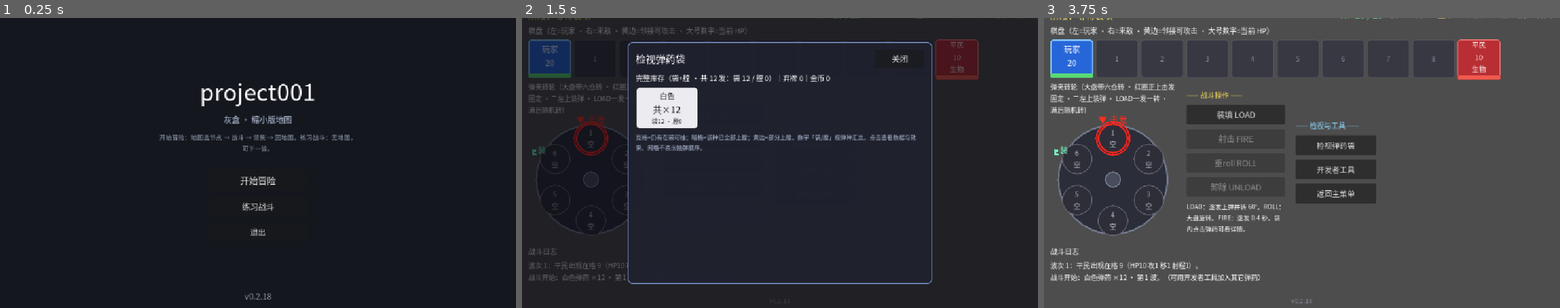
Above: before the commit, frames 1-3 (left to right).
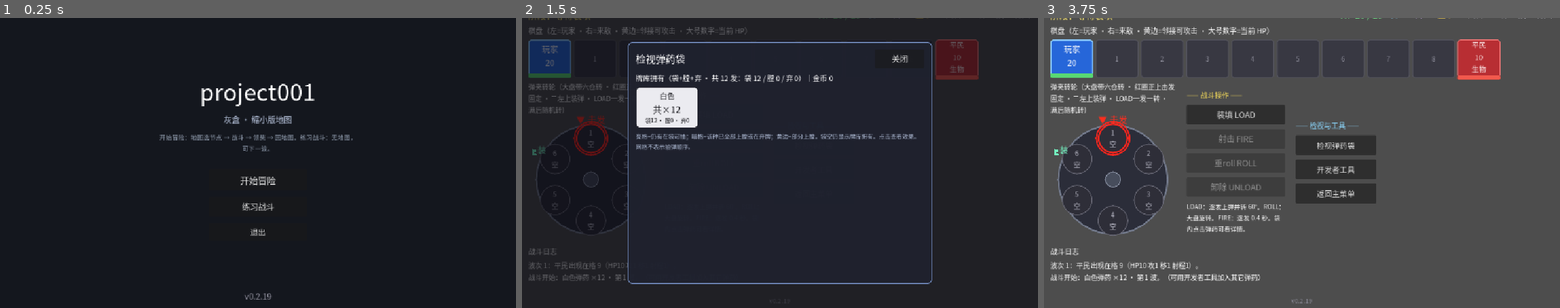
Above: after the commit, the same moments.

Repository: pineapplecat123/project001
Game: Godot game, scene res://scenes/main.tscn
Same seed, same stepped clock (60 frames per second), same inputs: the game is played once before the commit and once after it.
Inputs:
- Up to frame 1 (0.25 s): no input
- Up to frame 2 (1.5 s): click "练习战斗" at 0.5 s; click "检视弹药袋" at 1.25 s
- Up to frame 3 (3.75 s): click "开发者工具" at 2 s; click "返回主菜单" at 2.75 s; click "关闭" at 3.5 s

The runs differ from the first frame. In frame 1, less than 0.1% of the frame differs, in the area x 51-53%, y 95-98%; in frame 2, 1.6%, in the area x 22-77%, y 19-46%; in frame 3, less than 0.1%.

Commit message:
fix(combat): ROLL ends turn; bag view shows owned ammo (v0.2.19)
ROLL now resolves after spin (enemy advances). Inventory includes discard so empty bag still lists deck-owned ammo.

Diff:
--- a/scripts/combat/combat_state.gd
+++ b/scripts/combat/combat_state.gd
@@ -1,5 +1,5 @@
 class_name CombatState
-## 战斗状态机。清场后奖励三选一，结算后再下一波；ROLL 仅转轮不结束行动；LOAD 可逐步装填。
+## 战斗状态机。清场后奖励三选一，结算后再下一波；ROLL/FIRE/UNLOAD 均结束玩家行动；LOAD 可逐步装填。
 
 enum Phase {
 	AWAIT_LOAD,
@@ -256,13 +256,13 @@
 		arr[j] = tmp
 
 
-## 检视用：按弹种汇总袋内 + 已上膛数量（不含弃牌）。
+## 检视用：按弹种汇总牌库拥有量（袋 + 膛 + 弃）。袋空时仍列出构筑内弹种。
 func ammo_inventory_by_id() -> Dictionary:
 	var out: Dictionary = {}
 	for ammo_id in bag:
 		var id: int = int(ammo_id)
 		if not out.has(id):
-			out[id] = {"bag": 0, "mag": 0, "total": 0}
+			out[id] = {"bag": 0, "mag": 0, "discard": 0, "total": 0}
 		out[id]["bag"] = int(out[id]["bag"]) + 1
 		out[id]["total"] = int(out[id]["total"]) + 1
 	if magazine != null:
@@ -271,9 +271,15 @@
 			if id2 == Magazine.EMPTY:
 				continue
 			if not out.has(id2):
-				out[id2] = {"bag": 0, "mag": 0, "total": 0}
+				out[id2] = {"bag": 0, "mag": 0, "discard": 0, "total": 0}
 			out[id2]["mag"] = int(out[id2]["mag"]) + 1
 			out[id2]["total"] = int(out[id2]["total"]) + 1
+	for ammo_id in discard:
+		var id3: int = int(ammo_id)
+		if not out.has(id3):
+			out[id3] = {"bag": 0, "mag": 0, "discard": 0, "total": 0}
+		out[id3]["discard"] = int(out[id3]["discard"]) + 1
+		out[id3]["total"] = int(out[id3]["total"]) + 1
 	return out
 
 
@@ -865,7 +871,7 @@
 	return true
 
 
-## 仅转动转轮并记日志；不进入怪物回合。失败返回 -1；满匣/多发成功步数 ∈ [1,size-1]，单发为 0。
+## 仅转动转轮并记日志；不结束行动（供装填后 spin / UI 动画先转再结算）。失败 -1；多发步数 ∈ [1,size-1]，单发 0。
 func apply_roll() -> int:
 	if not can_start_roll():
 		return -1
@@ -881,7 +887,7 @@
 	return steps
 
 
-## 玩家行动（射击/卸除）结束后：判胜负或进入怪物回合。ROLL 不调用此函数。
+## 玩家行动（射击/卸除/ROLL）结束后：判胜负或进入怪物回合。
 func resolve_after_player_action() -> void:
 	if _check_end_after_player():
 		_emit()
@@ -890,9 +896,12 @@
 	_emit()
 
 
-## 仅随机转轮；保持 AWAIT_ACTION，可继续 ROLL / UNLOAD / FIRE。
+## 随机转轮并结束本回合（进怪物回合）。UI 动画路径：先 apply_roll 再 resolve_after_player_action。
 func begin_roll() -> bool:
-	return apply_roll() >= 0
+	if apply_roll() < 0:
+		return false
+	resolve_after_player_action()
+	return true
 
 
 func do_unload() -> bool:
--- a/scripts/combat/combat_ui.gd
+++ b/scripts/combat/combat_ui.gd
@@ -512,12 +512,13 @@
 		return
 	_rolling = true
 	_refresh_hud_only()
-	# 与装填满匣后的随机转完全同一套路径；ROLL 不结束行动回合
+	# 与装填满匣后的随机转同一套路径；转完后结束玩家行动（怪前进）
 	var steps: int = await _run_shared_cylinder_spin()
 	if steps < 0:
 		_rolling = false
 		_refresh()
 		return
+	state.resolve_after_player_action()
 	_rolling = false
 	_refresh()
 
@@ -793,20 +794,21 @@
 	var inv: Dictionary = state.ammo_inventory_by_id()
 	var bag_n: int = state.bag.size()
 	var mag_n: int = state.magazine.loaded_count() if state.magazine != null else 0
-	var total_n: int = bag_n + mag_n
+	var disc_n: int = state.discard.size()
+	var total_n: int = bag_n + mag_n + disc_n
 	var title := Label.new()
-	title.text = "完整库存（袋+膛 · 共 %d 发：袋 %d / 膛 %d）｜弃牌 %d｜金币 %d" % [
-		total_n, bag_n, mag_n, state.discard.size(), state.gold
+	title.text = "牌库拥有（袋+膛+弃 · 共 %d 发：袋 %d / 膛 %d / 弃 %d）｜金币 %d" % [
+		total_n, bag_n, mag_n, disc_n, state.gold
 	]
 	title.autowrap_mode = TextServer.AUTOWRAP_WORD_SMART
 	title.add_theme_font_size_override("font_size", 16)
 	bag_list.add_child(title)
 	if inv.is_empty():
 		var empty := Label.new()
-		empty.text = "（袋与弹夹皆空）"
+		empty.text = "（牌库空：袋、膛、弃皆无）"
 		bag_list.add_child(empty)
 		var tip0 := Label.new()
-		tip0.text = "亮=仍在袋可抽；暗=已上膛。点击格子查看弹药数据与效果。"
+		tip0.text = "亮=仍在袋可抽；暗=已上膛或在弃牌。袋空仍会列出拥有弹种。点击格子查看弹药数据与效果。"
 		tip0.autowrap_mode = TextServer.AUTOWRAP_WORD_SMART
 		tip0.add_theme_font_size_override("font_size", 13)
 		tip0.add_theme_color_override("font_color", Color(0.7, 0.75, 0.85))
@@ -826,7 +828,8 @@
 		var entry: Dictionary = inv[ammo_id]
 		var in_bag: int = int(entry.get("bag", 0))
 		var in_mag: int = int(entry.get("mag", 0))
-		var total: int = int(entry.get("total", in_bag + in_mag))
+		var in_disc: int = int(entry.get("discard", 0))
+		var total: int = int(entry.get("total", in_bag + in_mag + in_disc))
 		var def: Dictionary = DataRegistry.get_ammo(ammo_id)
 		var colors := _ammo_colors(ammo_id)
 		var cell := PanelContainer.new()
@@ -845,13 +848,16 @@
 			cell_style.set_border_width_all(3)
 		elif in_bag == 0 and in_mag > 0:
 			cell_style.border_color = Color(0.35, 0.35, 0.4)
+		elif in_bag == 0 and in_mag == 0 and in_disc > 0:
+			# 全在弃牌：蓝灰描边，袋空仍可见拥有
+			cell_style.border_color = Color(0.45, 0.55, 0.75)
 		cell_style.content_margin_left = 8
 		cell_style.content_margin_right = 8
 		cell_style.content_margin_top = 8
 		cell_style.content_margin_bottom = 8
 		cell.add_theme_stylebox_override("panel", cell_style)
-		# 全数已上膛 → 整格变暗；仍有在袋 → 正常亮度
-		if in_bag == 0 and in_mag > 0:
+		# 仍有在袋 → 正常；全上膛或全弃 → 变暗（仍列出）
+		if in_bag == 0 and (in_mag > 0 or in_disc > 0):
 			cell.modulate = Color(0.55, 0.55, 0.58, 1.0)
 		else:
 			cell.modulate = Color.WHITE
@@ -874,11 +880,13 @@
 		cnt_l.add_theme_color_override("font_color", colors["fg"])
 		cnt_l.add_theme_font_size_override("font_size", 20)
 		var split_l := Label.new()
-		split_l.text = "袋%d · 膛%d" % [in_bag, in_mag]
+		split_l.text = "袋%d · 膛%d · 弃%d" % [in_bag, in_mag, in_disc]
 		split_l.horizontal_alignment = HORIZONTAL_ALIGNMENT_CENTER
-		split_l.add_theme_font_size_override("font_size", 13)
+		split_l.add_theme_font_size_override("font_size", 12)
 		if in_mag > 0:
 			split_l.add_theme_color_override("font_color", Color(0.35, 0.35, 0.4) if in_bag == 0 else Color(0.45, 0.35, 0.1))
+		elif in_bag == 0 and in_disc > 0:
+			split_l.add_theme_color_override("font_color", Color(0.4, 0.48, 0.62))
 		else:
 			split_l.add_theme_color_override("font_color", colors["fg"].darkened(0.15))
 		v.add_child(name_l)
@@ -891,7 +899,7 @@
 		cell.gui_input.connect(func(ev: InputEvent): _on_bag_cell_input(ev, aid))
 		grid.add_child(cell)
 	var tip := Label.new()
-	tip.text = "亮格=仍有在袋可抽；暗格=该种已全部上膛；黄边=部分上膛。数字「袋/膛」按弹种汇总。点击查看数据与效果。网格不表示抽弹顺序。"
+	tip.text = "亮格=仍有在袋可抽；暗格=该种已全部上膛或在弃牌；黄边=部分上膛。袋空仍显示牌库拥有。点击查看效果。网格不表示抽弹顺序。"
 	tip.autowrap_mode = TextServer.AUTOWRAP_WORD_SMART
 	tip.add_theme_font_size_override("font_size", 13)
 	tip.add_theme_color_override("font_color", Color(0.7, 0.75, 0.85))
--- a/scripts/game_version.gd
+++ b/scripts/game_version.gd
@@ -2,4 +2,4 @@
 ## 游戏显示版本号的唯一来源。发版只改这一处 STRING。
 extends Object
 
-const STRING := "0.2.18"
+const STRING := "0.2.19"
--- a/tests/test_combat.gd
+++ b/tests/test_combat.gd
@@ -106,8 +106,8 @@
 	assert_eq(cs.phase, CombatState.Phase.AWAIT_LOAD)
 
 
-func test_roll_keeps_action_phase_and_buttons() -> void:
-	## ROLL 后仍停留 AWAIT_ACTION，可继续 ROLL / UNLOAD / FIRE（不进怪物回合）。
+func test_roll_ends_turn_and_enemy_advances() -> void:
+	## ROLL 消耗回合：转轮后进怪物回合，怪前进一格，回到 AWAIT_LOAD。
 	var cs := CombatState.new(99)
 	cs.start_graybox(99)
 	cs.enemies[0].hp = 100
@@ -119,19 +119,13 @@
 	assert_true(cs.begin_roll())
 	var order_after: Array[int] = cs.magazine.fire_order()
 	assert_eq(order_after.size(), order_before.size())
-	assert_eq(cs.phase, CombatState.Phase.AWAIT_ACTION)
-	assert_eq(cs.enemies[0].cell, start_cell)  # 未进怪物回合
+	assert_eq(cs.phase, CombatState.Phase.AWAIT_LOAD)
+	assert_eq(cs.enemies[0].cell, start_cell - 1)
 	assert_eq(cs.player_hp, hp_before)
-	assert_false(cs.can_load())
-	assert_true(cs.can_start_roll())
-	assert_true(cs.can_unload())
-	assert_true(cs.can_fire())
-	# 可再 ROLL 一次仍不结束行动
-	assert_true(cs.begin_roll())
-	assert_eq(cs.phase, CombatState.Phase.AWAIT_ACTION)
-	assert_true(cs.can_start_roll())
-	assert_true(cs.can_unload())
-	assert_true(cs.can_fire())
+	assert_true(cs.can_load())
+	assert_false(cs.can_start_roll())
+	assert_false(cs.can_unload())
+	assert_false(cs.can_fire())
 
 
 func test_distant_enemy_multiple_turns_no_player_damage() -> void:
@@ -345,6 +339,7 @@
 
 
 func test_apply_roll_without_enemy_turn() -> void:
+	## apply_roll 本身只转轮（装填后 spin 复用）；显式 resolve 才进怪回合。
 	var cs := CombatState.new(33)
 	cs.start_graybox(33)
 	cs.enemies[0].hp = 100
@@ -361,8 +356,8 @@
 	assert_eq(cs.phase, CombatState.Phase.AWAIT_LOAD)
 
 
-func test_after_roll_can_still_unload_or_fire() -> void:
-	## ROLL 后可卸除或开火；卸除才进入怪物回合。
+func test_begin_roll_consumes_turn_like_unload() -> void:
+	## begin_roll 与卸除一样耗回合：怪前进，回到装弹。
 	var cs := CombatState.new(44)
 	cs.start_graybox(44)
 	cs.enemies[0].hp = 999
@@ -370,12 +365,11 @@
 	var cell0: int = cs.enemies[0].cell
 	cs.do_load()
 	assert_true(cs.begin_roll())
-	assert_eq(cs.phase, CombatState.Phase.AWAIT_ACTION)
-	assert_true(cs.can_unload())
-	assert_true(cs.can_fire())
-	assert_true(cs.do_unload())
 	assert_eq(cs.enemies[0].cell, cell0 - 1)
 	assert_eq(cs.phase, CombatState.Phase.AWAIT_LOAD)
+	assert_false(cs.can_fire())
+	assert_false(cs.can_unload())
+	assert_true(cs.can_load())
 
 
 func test_reward_generate_three_choices() -> void:
@@ -513,7 +507,34 @@
 	var e: Dictionary = inv[CombatConstants.WHITE_AMMO_ID]
 	assert_eq(int(e["mag"]), CombatConstants.MAGAZINE_SIZE)
 	assert_eq(int(e["bag"]), before_bag - CombatConstants.MAGAZINE_SIZE)
+	assert_eq(int(e.get("discard", 0)), 0)
 	assert_eq(int(e["total"]), before_bag)
+
+
+func test_ammo_inventory_shows_owned_when_bag_empty() -> void:
+	## 袋空时仍显示牌库拥有（弃牌/膛内），列表不为空。
+	var cs := CombatState.new(43)
+	cs.start_graybox(43)
+	cs.enemies[0].hp = 999
+	cs.enemies[0].max_hp = 999
+	cs.bag.clear()
+	cs.discard.clear()
+	for _i in 6:
+		cs.bag.append(CombatConstants.WHITE_AMMO_ID)
+	assert_true(cs.do_load())
+	assert_true(cs.bag.is_empty())
+	assert_true(cs.do_unload())  # 全部进弃牌
+	assert_true(cs.bag.is_empty())
+	assert_true(cs.magazine.is_empty())
+	assert_eq(cs.discard.size(), 6)
+	var inv: Dictionary = cs.ammo_inventory_by_id()
+	assert_false(inv.is_empty())
+	assert_true(inv.has(CombatConstants.WHITE_AMMO_ID))
+	var e: Dictionary = inv[CombatConstants.WHITE_AMMO_ID]
+	assert_eq(int(e["bag"]), 0)
+	assert_eq(int(e["mag"]), 0)
+	assert_eq(int(e["discard"]), 6)
+	assert_eq(int(e["total"]), 6)
 
 
 func test_load_port_and_fire_port_offsets() -> void:
Not shown, changed: docs/implemented-systems.md
